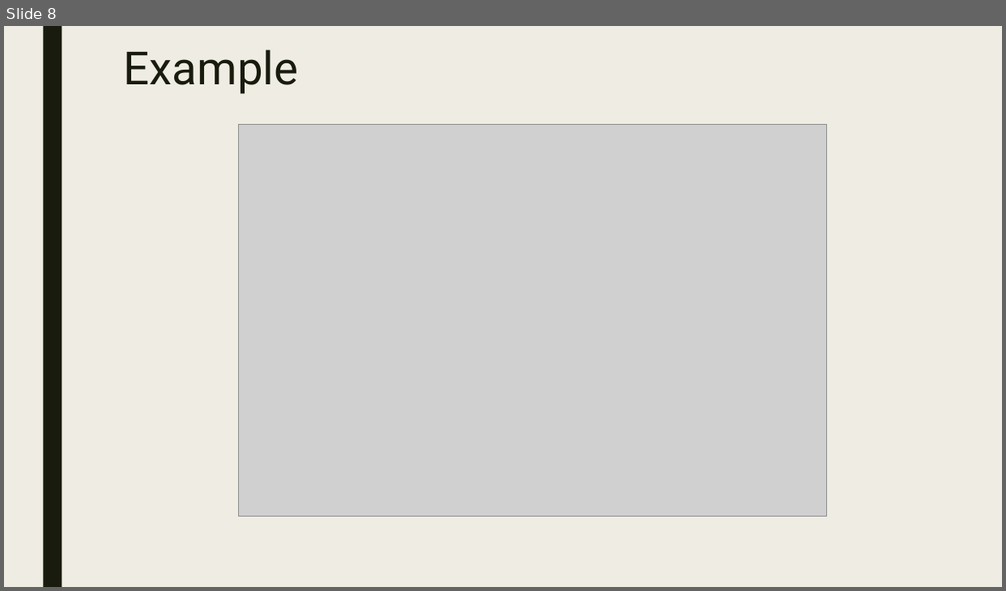
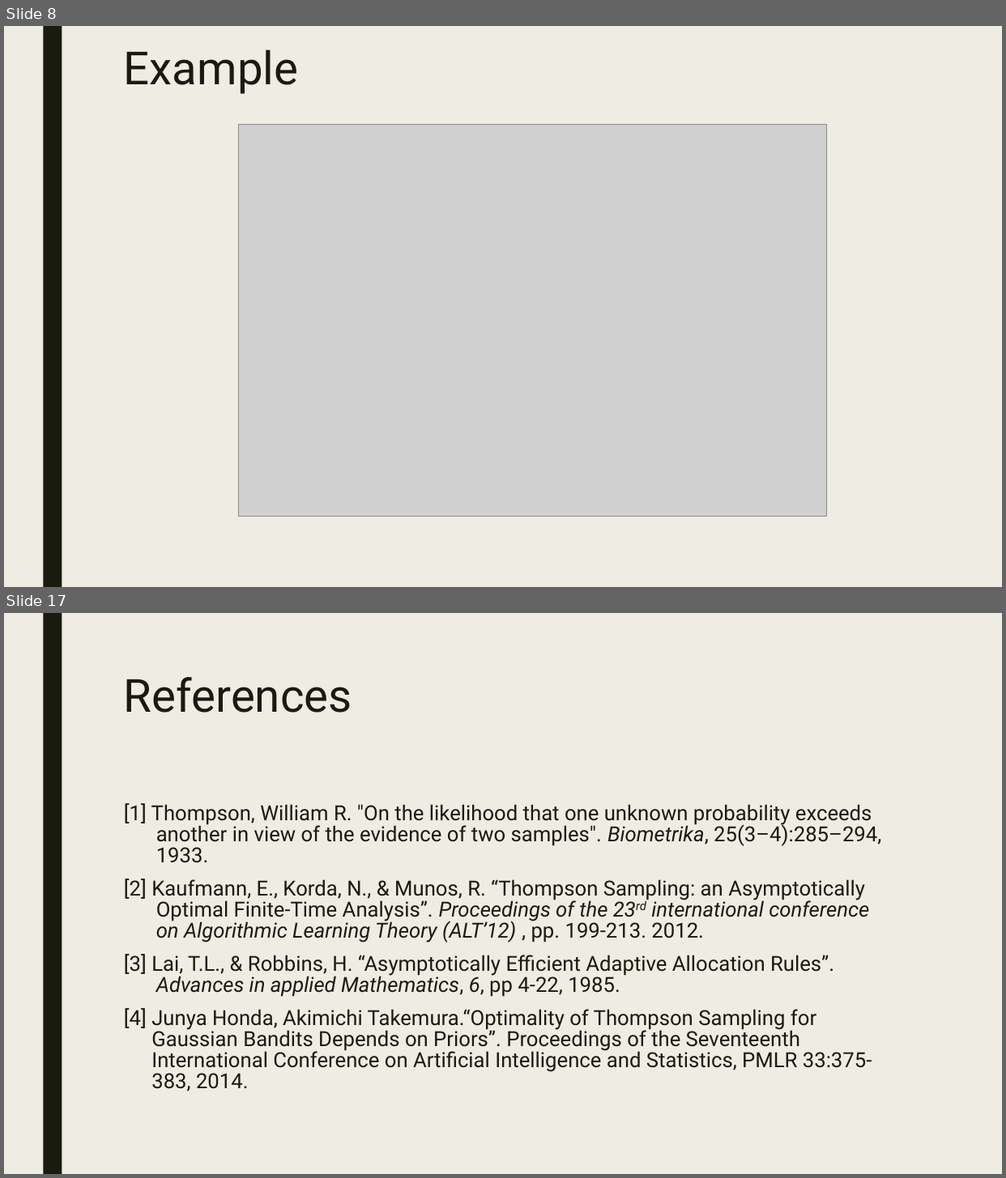
Before and after one commit to CourseReps/ECEN689-Fall2018, a slide deck: Students/siddharthajit/Tutorial Presentation/Thompson Sampling.pptx. Shown one above the other, each under a label of ours: slide 8 before the commit, slides 8 and 17 after it; the slides between them are not shown. The pictures are 1006x591 and 1006x1178 pixels, drawn with LibreOffice and Linux fonts; fonts in the diff are those of the drawing; grey boxes stand for pictures. Boxes give left, top, right and bottom in pixels: in the first picture for what was removed or moved away, otherwise in the second. Text is boxed around its words. In the diff, an @@ line names an element or a change of style, - is before the commit and + after.

```diff
--- a/Students/siddharthajit/Tutorial Presentation/Thompson Sampling.pptx
+++ b/Students/siddharthajit/Tutorial Presentation/Thompson Sampling.pptx
@@ slide 17 added at bbox=[4, 613, 1002, 1174], background #EFEDE3; not listed: 1 template element that a slide beside it also shows @@
@@ title added at bbox=[124, 677, 352, 713], 44 pt, text #191B0E @@
+References
@@ text added at bbox=[124, 803, 881, 1092], 20 pt, text #191B0E @@
+[1] Thompson, William R. "On the likelihood that one unknown probability exceeds another in view of the evidence of two samples". Biometrika, 25(3–4):285–294, 1933.
+[2] Kaufmann, E., Korda, N., & Munos, R. “Thompson Sampling: an Asymptotically Optimal Finite-Time Analysis”. Proceedings of the 23rd international conference on Algorithmic Learning Theory (ALT’12) , pp. 199-213. 2012.
+[3] Lai, T.L., & Robbins, H. “Asymptotically Efficient Adaptive Allocation Rules”. Advances in applied Mathematics, 6, pp 4-22, 1985.
+[4] Junya Honda, Akimichi Takemura.“Optimality of Thompson Sampling for Gaussian Bandits Depends on Priors”. Proceedings of the Seventeenth International Conference on Artificial Intelligence and Statistics, PMLR 33:375-383, 2014.
```
Also in this commit, not shown: 9 slides changed, 5 other slides added, 6 slides removed.
